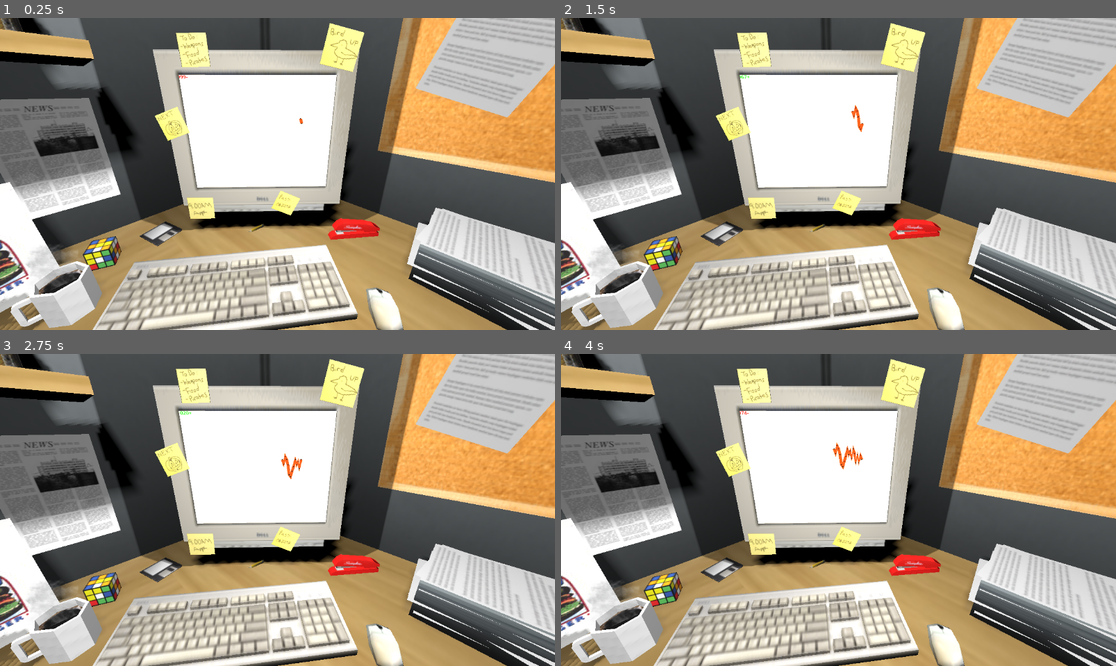
Above: before the commit, frames 1-4 (two rows, left to right).
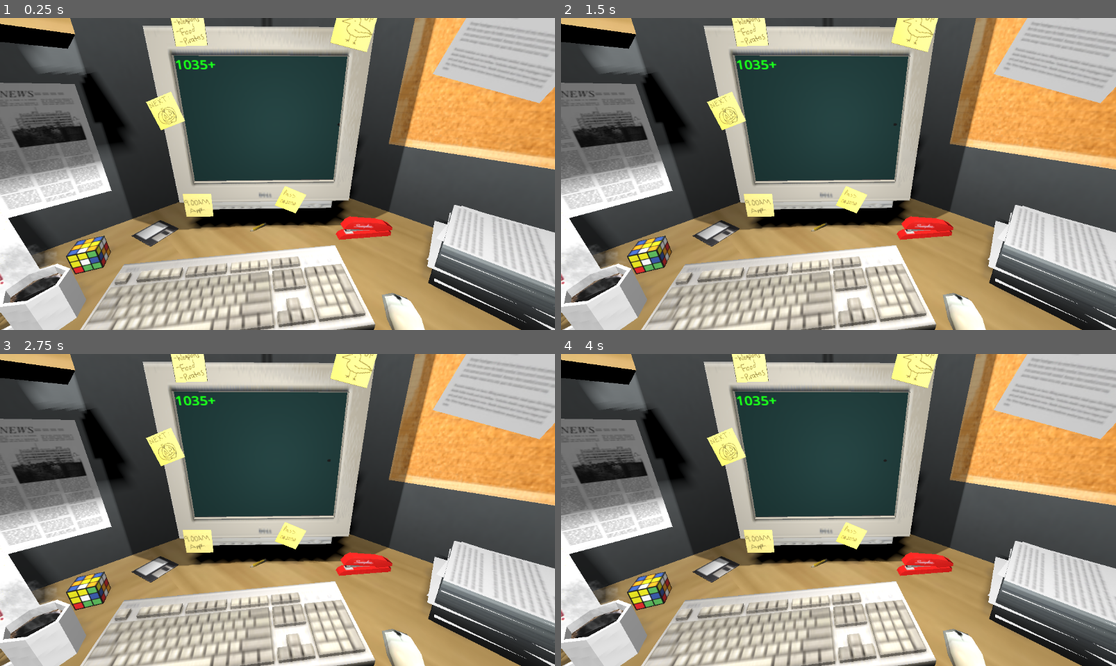
Above: after the commit, the same moments.

Repository: SamuelEdmondson/stock_bubble
Game: Godot game, scene res://scenes/main.tscn
Two runs of this game, one before a commit and one after it. Both use one fixed random seed, a clock stepped at 60 frames per second and the inputs below.
Inputs:
- Up to frame 1 (0.25 s): no input
- Up to frame 2 (1.5 s): tap Enter at 0.5 s; tap Space at 1.25 s
- Up to frame 3 (2.75 s): no input
- Up to frame 4 (4 s): no input

The runs differ from the first frame. In frame 1, 53% of the frame differs, in the area x 0-100%, y 0-100%; in frame 2, 53%; in frame 3, 53%; in frame 4, 53%.

Commit message:
improvements to the graph feel and camera

Diff:
--- a/scenes/cubicle.tscn
+++ b/scenes/cubicle.tscn
@@ -8,7 +8,7 @@
 [sub_resource type="StandardMaterial3D" id="StandardMaterial3D_l2b23"]
 
 [sub_resource type="PlaneMesh" id="PlaneMesh_mrc7a"]
-size = Vector2(2.6, 2)
+size = Vector2(2.6, 1.98)
 orientation = 2
 
 [sub_resource type="StandardMaterial3D" id="StandardMaterial3D_p3vlr"]
@@ -17,6 +17,7 @@
 script = ExtResource("2_lhw8d")
 
 [node name="Glowing Screen_Screen Emission_0" parent="Sketchfab_model/c7ca0b3869ba42d1ace1e163b90d388b_fbx/RootNode/Glowing Screen" index="0"]
+transform = Transform3D(1, 3.55271e-15, 0, 0, 1, 1.77636e-15, 0, -8.88178e-15, 1, 0.0260942, 0, -0.0531521)
 material_override = SubResource("StandardMaterial3D_l2b23")
 mesh = SubResource("PlaneMesh_mrc7a")
 surface_material_override/0 = SubResource("StandardMaterial3D_p3vlr")
@@ -30,12 +31,13 @@
 shadow_enabled = true
 
 [node name="SubViewport" type="SubViewport" parent="." index="1"]
+size = Vector2i(200, 200)
 
 [node name="Graph" type="Node2D" parent="SubViewport" index="0"]
 script = ExtResource("3_vj3i6")
 
 [node name="NewPriceTimer" type="Timer" parent="SubViewport/Graph" index="0"]
-wait_time = 0.17
+wait_time = 2.323
 one_shot = true
 
 [node name="TextElements" type="Node2D" parent="SubViewport" index="1"]
--- a/scenes/graph.gd
+++ b/scenes/graph.gd
@@ -20,11 +20,12 @@
 	if points.size() > 30:
 		points.pop_front()
 	for i in range(points.size()):
-			points[i].x = points[i].x - 25*delta
+			points[i].x = points[i].x - 5*delta
 
 	queue_redraw()
 
 	if ($NewPriceTimer.is_stopped()):
+		$NewPriceTimer.wait_time = randf_range(1, 5)
 		$NewPriceTimer.start()
 		currentPrice = lastPrice + randi_range(-50, 50)
 		var shiftValue = lastPrice - currentPrice
@@ -37,7 +38,7 @@
 		for i in range(points.size()):
 			points[i].y = points[i].y - shiftValue
 
-		points.append(Vector2(400, 200))
+		points.append(Vector2(195, 100))
 		counter += 1
 		lastPrice = currentPrice
 		queue_redraw()
@@ -46,8 +47,7 @@
 			#points[i].x = points[i].x - 12
 
 func _draw() -> void:
-
-	draw_rect(Rect2(Vector2(0, 0), Vector2(600, 600)), Color.ANTIQUE_WHITE)
-	draw_polyline(points, Color.ORANGE_RED, 10, false)
+	draw_rect(Rect2(Vector2(0, 0), Vector2(600, 600)), Color("0C2A29"))
+	draw_polyline(points, Color("24EAC9"), 3, true)
 	for point in points:
 		draw_circle(point, 2, Color.BLACK, true, 1)
--- a/scenes/main.tscn
+++ b/scenes/main.tscn
@@ -9,7 +9,7 @@
 [node name="Cubicle" parent="." instance=ExtResource("1_5su8m")]
 
 [node name="Player" parent="." instance=ExtResource("2_tph2n")]
-transform = Transform3D(0.724785, 0, 0.688975, 0, 1, 0, -0.688975, 0, 0.724785, -0.369898, 1.23774, -0.381798)
+transform = Transform3D(0.724785, 0, 0.688975, 0, 1, 0, -0.688975, 0, 0.724785, -0.406199, 1.20295, -0.403887)
 
 [node name="Ceiling_Tiles" parent="." instance=ExtResource("3_4hfco")]
 transform = Transform3D(0.25, 0, 0, 0, 0.25, 0, 0, 0, 0.25, 0.307993, 0.132992, 0)
